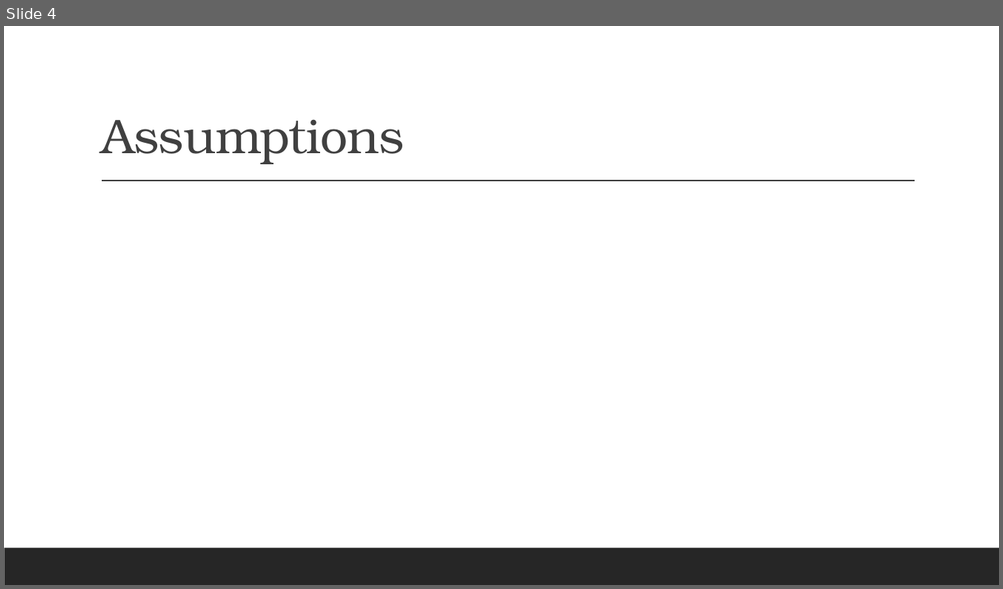
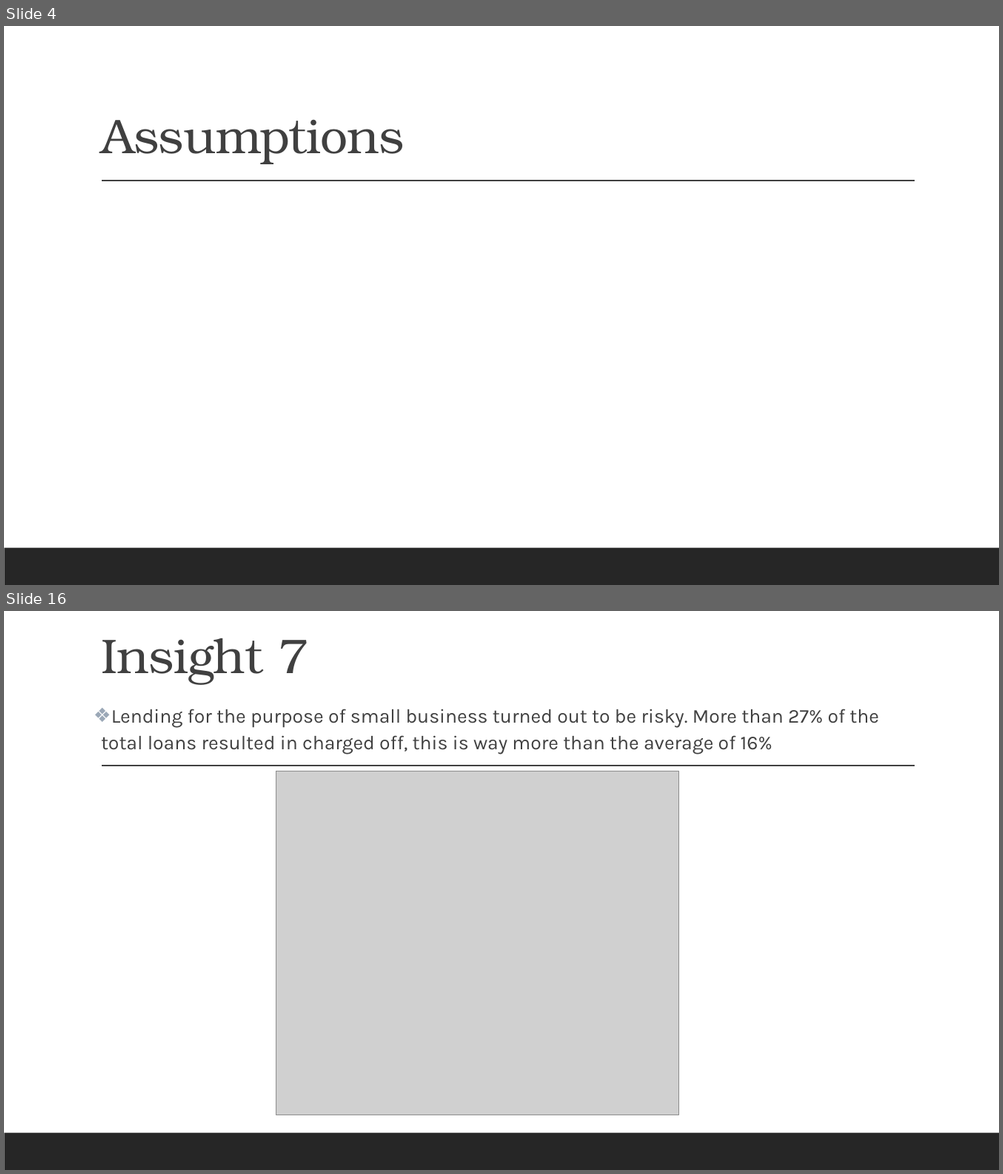
Before and after one commit to vidhyadharpandit/LendingClubCaseStudy, a slide deck: LendingClubCaseStudy-Presentation.pptx. Shown one above the other, each under a label of ours: slide 4 before the commit, slides 4 and 16 after it; the slides between them are not shown. The pictures are 1003x589 and 1003x1174 pixels, drawn with LibreOffice and Linux fonts; fonts in the diff are those of the drawing; grey boxes stand for pictures. Boxes give left, top, right and bottom in pixels: in the first picture for what was removed or moved away, otherwise in the second. Text is boxed around its words. In the diff, an @@ line names an element or a change of style, - is before the commit and + after.

```diff
--- a/LendingClubCaseStudy-Presentation.pptx
+++ b/LendingClubCaseStudy-Presentation.pptx
@@ slide 16 added at [4,611,999,1170], background #FFFFFF; not listed: 2 template elements that a slide beside it also shows @@
@@ title added at [101,638,308,685], 47 pt, text #404040 @@
+Insight 7
@@ text added at [101,709,879,755], 19 pt, text #404040 @@
+❖ Lending for the purpose of small business turned out to be risky. More than 27% of the total loans resulted in charged off, this is way more than the average of 16%
@@ picture added at [276,772,679,1116] @@
```
Also in this commit, not shown: 3 slides changed, 13 other slides added, 2 slides removed, 7 other files.
